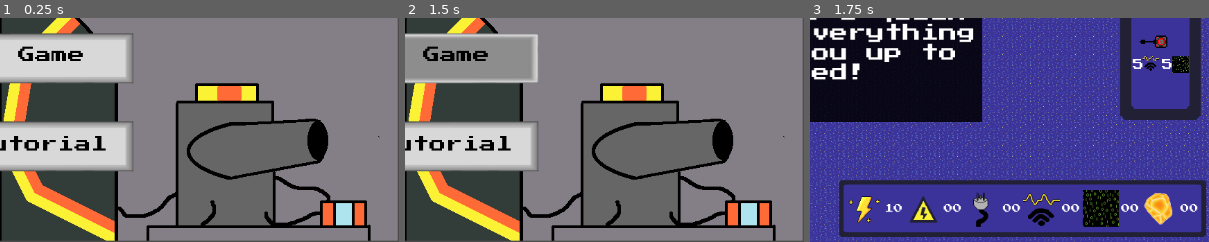
Above: before the commit, frames 1-3 (left to right).
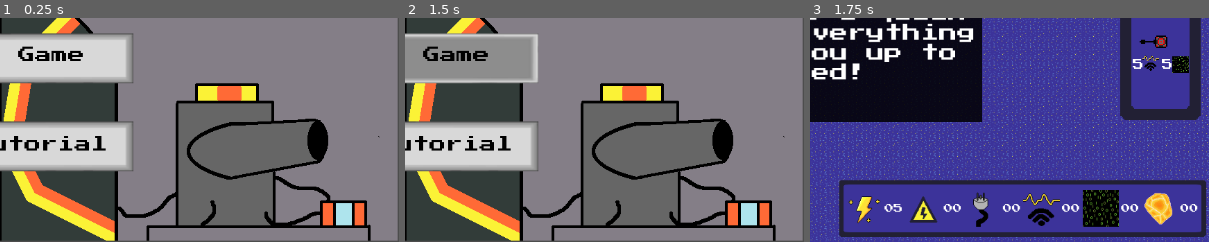
Above: after the commit, the same moments.

Repository: CalebJoines/Computer-Castle
Game: Godot game, scene res://Scenes/TitleScreen.tscn
Same seed, same stepped clock (60 frames per second), same inputs: the game is played once before the commit and once after it. Sound files missing from this copy of the repository are replaced by a short silence.
Inputs (mouse positions are % of the whole screen's width and height, from its top left):
- Up to frame 1 (0.25 s): no input
- Up to frame 2 (1.5 s): tap Enter at 0.5 s; drag from (50, 59) to (60, 28) at 0.52 s; tap Space at 1.25 s; drag from (50, 79) to (45, 70) at 1.27 s
- Up to frame 3 (1.75 s): no input
The pictures show only the part of the screen within x 50-100%, y 50-100%; the shares and areas given below are measured in that part.

Frames 1-2 are identical in both runs. In frame 3, 0.1% of the frame differs, in the area x 18-24%, y 83-87%.

Commit message:
changed base energy multiplier so levels aren't so long

Diff:
--- a/computer-castle-/Scenes/Tutorial/towercutscene.tscn
+++ b/computer-castle-/Scenes/Tutorial/towercutscene.tscn
@@ -258,7 +258,7 @@
 sprite_frames = SubResource("SpriteFrames_usqrk")
 animation = &"Point"
 autoplay = "Point"
-frame_progress = 0.26913223
+frame_progress = 0.10761075
 
 [node name="3" type="Label" parent="Text" unique_id=1218081199]
 unique_name_in_owner = true
@@ -281,7 +281,7 @@
 sprite_frames = SubResource("SpriteFrames_usqrk")
 animation = &"Point"
 autoplay = "Point"
-frame_progress = 0.53349525
+frame_progress = 0.371973
 
 [node name="4" type="Label" parent="Text" unique_id=398906555]
 unique_name_in_owner = true
@@ -303,7 +303,7 @@
 sprite_frames = SubResource("SpriteFrames_usqrk")
 animation = &"Point"
 autoplay = "Point"
-frame_progress = 0.43776202
+frame_progress = 0.27624238
 
 [node name="5" type="Label" parent="Text" unique_id=1298947068]
 unique_name_in_owner = true
--- a/computer-castle-/Scripts/resource_manager.gd
+++ b/computer-castle-/Scripts/resource_manager.gd
@@ -7,7 +7,7 @@
 var circuits : int = 0
 var bandwidth : int = 0
 var ai_cores : int = 0
-var energy : int = 10
+var energy : int = 5
 var health: int = 23:
 	set(value):
 		health = clamp(value, 0, max_health) #ensures health doesn't go outside normal rangee
@@ -132,7 +132,7 @@
 	bandwidth=0
 	data=0
 	health=max_health
-	energy = ((LevelManager.get_current_level_index()+1)*10)
+	energy = ((LevelManager.get_current_level_index()+1)*5)
 
 #healthbar stuff
 func take_damage(damage:int):
